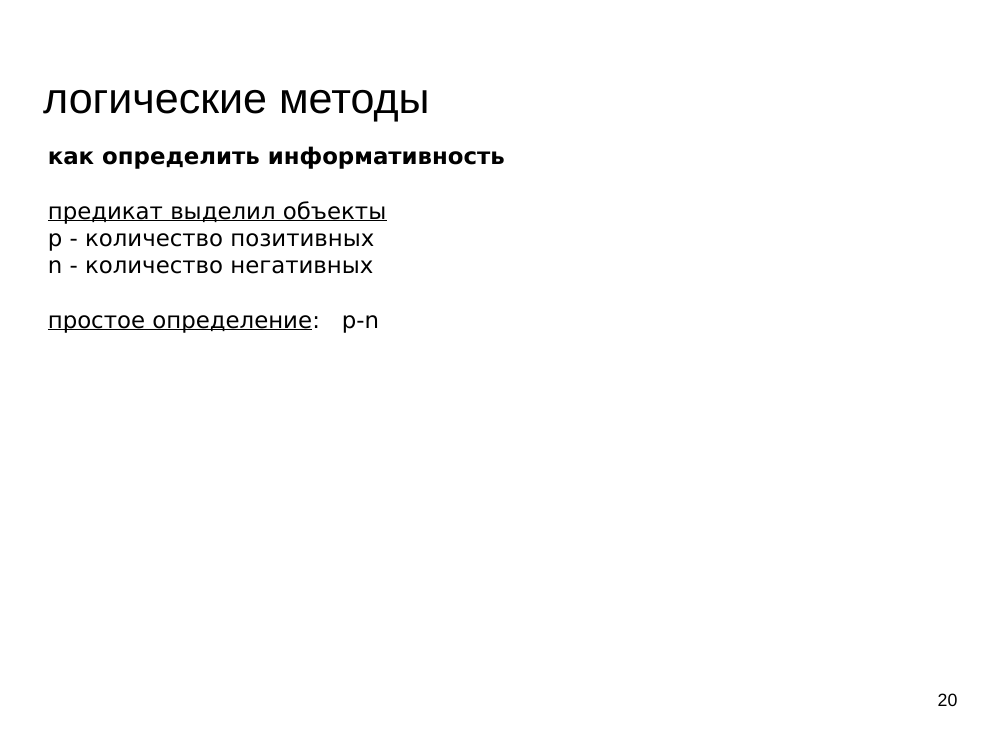
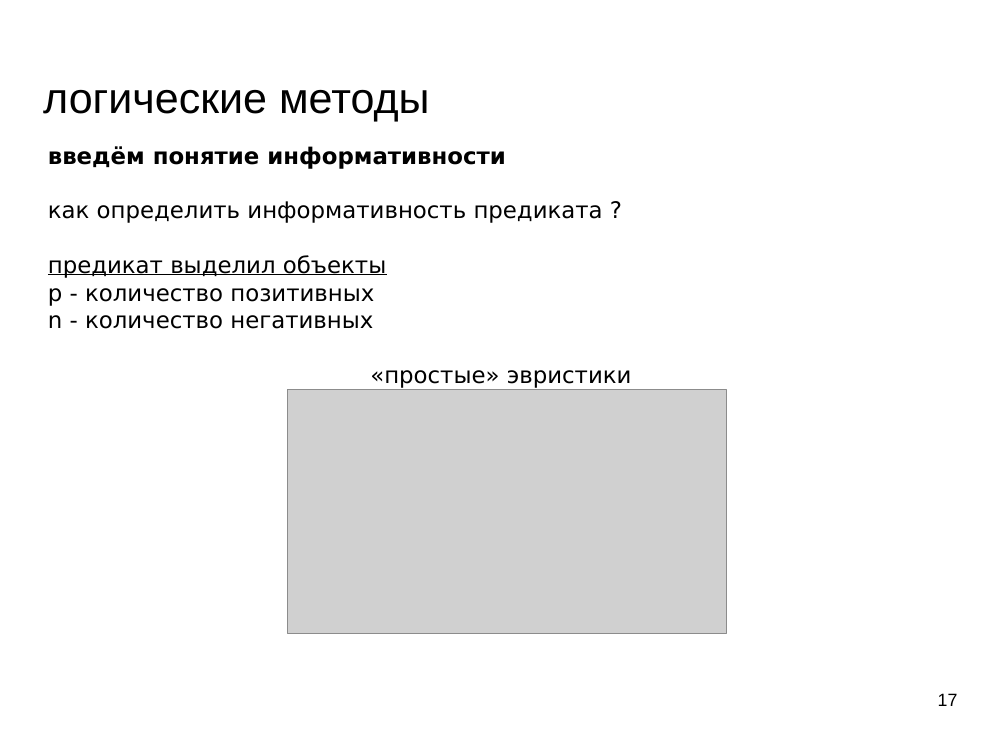
Before and after one commit to mechanoid5/ml_lectorium_legacy, a slide deck: slide 17 of 06-logical.odp (slide 20 before the commit). Drawn at 1008x756 pixels with LibreOffice and Linux fonts; fonts in the diff are those of the drawing; grey boxes stand for pictures; background and template pictures are left out. Boxes give left, top, right and bottom in pixels: in the first picture for what was removed or moved away, otherwise in the second. Text is boxed around its words. In the diff, an @@ line names an element or a change of style, - is before the commit and + after.

```diff
--- a/06-logical.odp
+++ b/06-logical.odp
@@ text at [48,146,603,223]: text changed; bold off @@
-как определить информативность
+введём понятие информативности
+как определить информативность предиката ?
@@ text at [370,370,632,388]: text changed @@
-простое определение: p-n
+«простые» эвристики
@@ picture added at [288,390,726,634] @@
@@ page number at [938,693,958,706]: text changed @@
-20
+17
```
Also in this commit, not shown: 19 other slides changed, 1 slide added, 12 slides removed, 1 other file.
